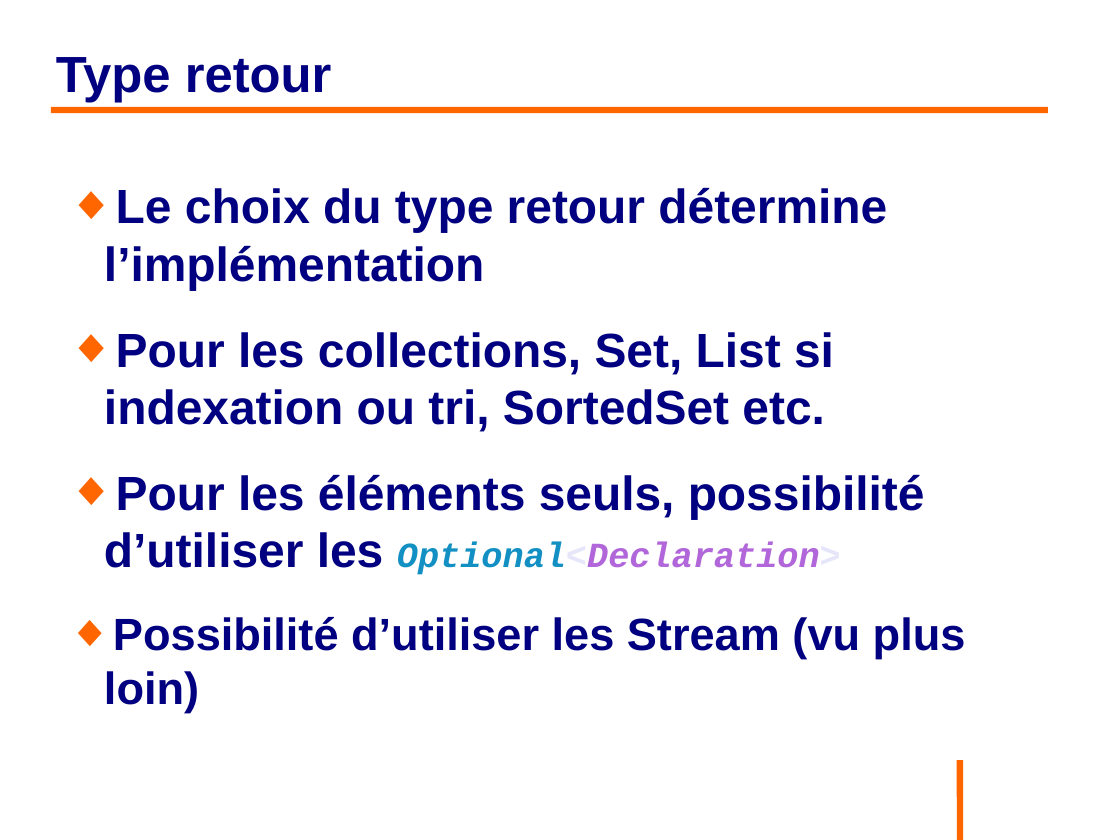
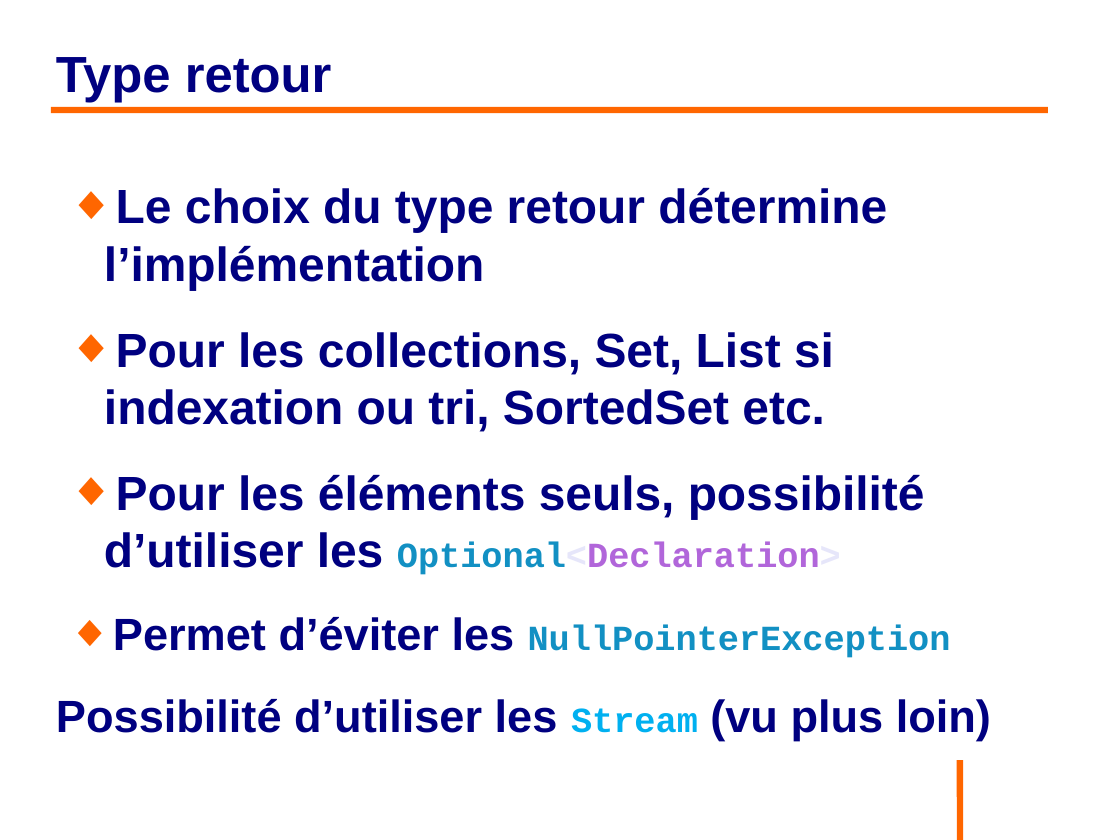
Before and after one commit to philphils/formation-hibernate-avancee, a slide deck: slide 31 of Documentation/diapo_formation_hibernate_avancee.odp. Drawn at 1120x840 pixels with LibreOffice and Linux fonts; fonts in the diff are those of the drawing; background and template pictures are left out. Boxes give left, top, right and bottom in pixels: in the first picture for what was removed or moved away, otherwise in the second. Text is boxed around its words. In the diff, an @@ line names an element or a change of style, - is before the commit and + after.

```diff
--- a/Documentation/diapo_formation_hibernate_avancee.odp
+++ b/Documentation/diapo_formation_hibernate_avancee.odp
@@ text at (56,474,991,741): italic off in "Optional<Declaration>"; size 32 to 25 pt, font Arial to Courier New, text colour #000080 to #00B0F0 in "Stream"; bullet ◆ to none; less space between paragraphs @@
@@ text at (113,617,951,658): paragraph added @@
+◆ Permet d’éviter les NullPointerException
```
Also in this commit, not shown: 3 other slides changed.
